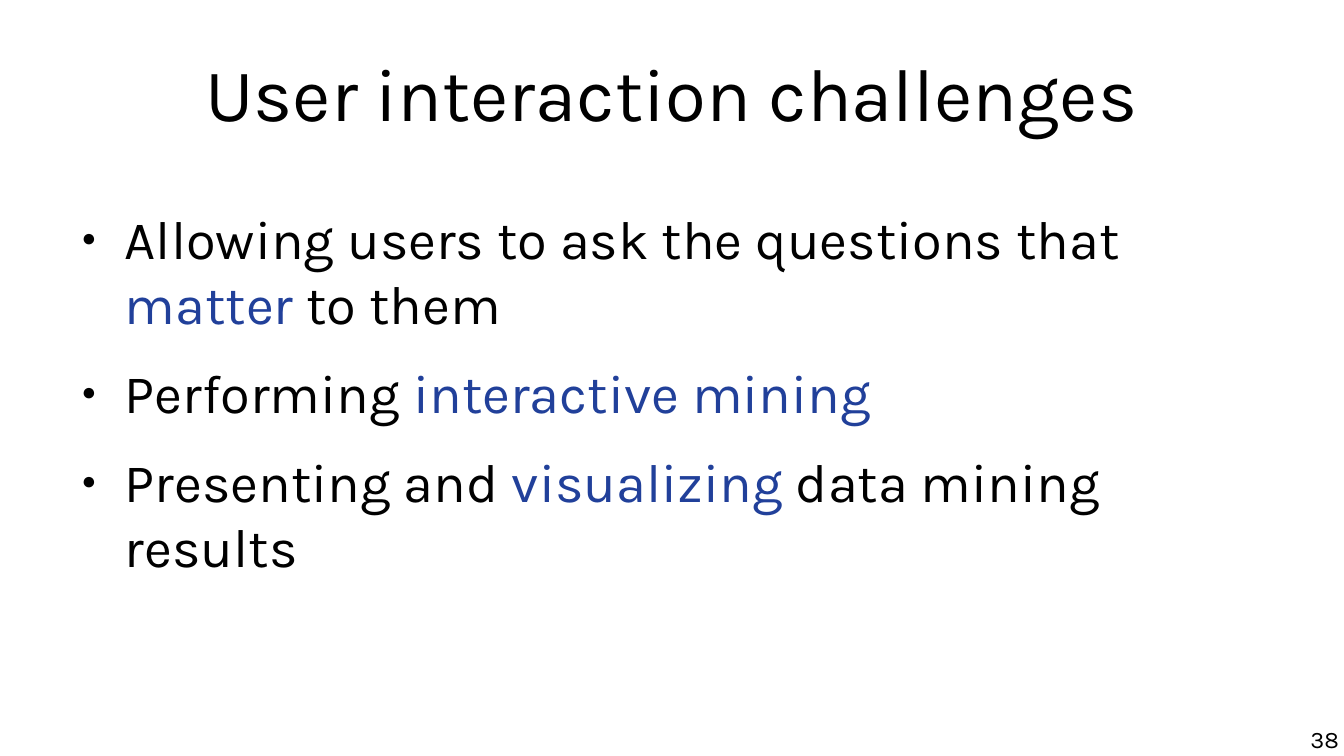
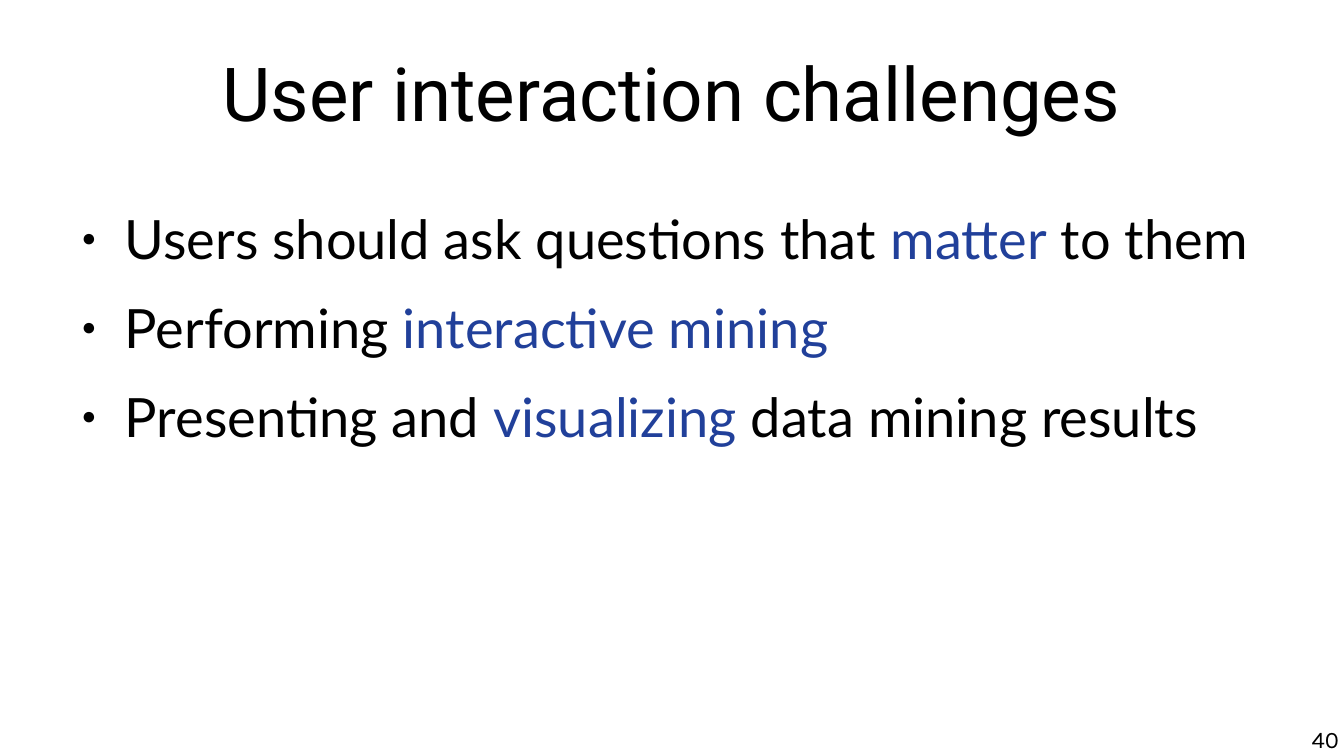
Before and after one commit to marco-calautti/data-mining-course, a slide deck: slide 40 of theory/odp/tt02_data_methods_scenarios.odp (slide 38 before the commit). Drawn at 1344x756 pixels with LibreOffice and Linux fonts; fonts in the diff are those of the drawing. Boxes give left, top, right and bottom in pixels: in the first picture for what was removed or moved away, otherwise in the second. Text is boxed around its words. In the diff, an @@ line names an element or a change of style, - is before the commit and + after.

```diff
--- a/theory/odp/tt02_data_methods_scenarios.odp
+++ b/theory/odp/tt02_data_methods_scenarios.odp
@@ title "User interaction challenges" at [222,65,1120,137]: font Karla to Roboto @@
@@ text at [125,219,1248,269]: text changed; font Karla to Lato @@
-● Allowing users to ask the questions that matter to them
+● Users should ask questions that matter to them
@@ text at [125,308,1198,447]: font Karla to Lato in "Performing interactive mining", "Presenting and visualizing data mining results" @@
@@ page number at [1312,733,1339,749]: text changed @@
-38
+40
```
Also in this commit, not shown: 40 other slides changed, 5 slides added, 3 slides removed, 5 other files.
